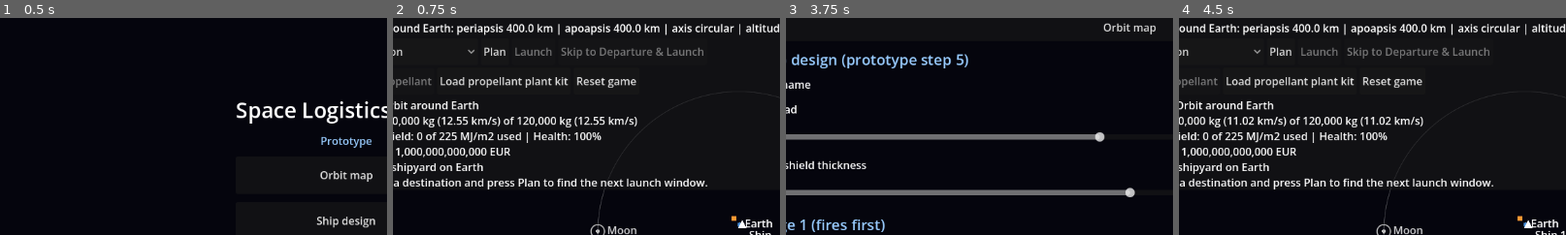
Above: before the commit, frames 1-4 (left to right).
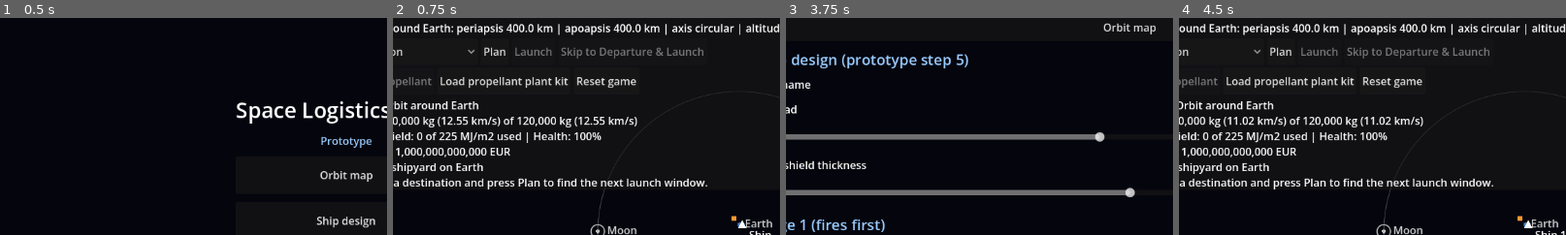
Above: after the commit, the same moments.

Repository: jonmakescars/asteroid-miner
Game: Godot game, scene res://menu.tscn
Two runs of this game, one before a commit and one after it. Both use one fixed random seed, a clock stepped at 60 frames per second and the inputs below.
Inputs:
- Up to frame 1 (0.5 s): no input
- Up to frame 2 (0.75 s): click "Orbit map" at 0.5 s
- Up to frame 3 (3.75 s): click "Slower" at 1.25 s; click "Resume" at 2 s; click "Faster" at 2.75 s; click "Ship design" at 3.5 s
- Up to frame 4 (4.5 s): click "Orbit map" at 4.25 s
The pictures show only the part of the screen within x 5-55%, y 10-60%; the shares and areas given below are measured in that part.

Frame 1 is identical in both runs. In frame 2, 0.1% of the frame differs, in the area x 89-98%, y 92-97%; in frame 3, nothing differs; in frame 4, 0.1%.

Commit message:
Step 10y - sprites for bodies

Diff:
--- a/scripts/aero_braking.gd
+++ b/scripts/aero_braking.gd
@@ -250,8 +250,16 @@
 ## orbit (rp_t, ra_t). If ra reaches rp_t: raise the periapsis to rp_t at the apoapsis, then move the apoapsis
 ## to ra_t at the new periapsis. Otherwise first raise the apoapsis to ra_t at the periapsis, then the
 ## periapsis at the new apoapsis.
+## True if the apoapsis is set to the target apoapsis with a burn right after the last pass (at the periapsis),
+## and the periapsis raised half an orbit later at the new apoapsis. That is the case when the passes leave the
+## apoapsis below the target periapsis, or above the target apoapsis: the ship does not coast out to a far
+## apoapsis and come back first.
+static func burns_at_once(ra: float, rp_t: float, ra_t: float) -> bool:
+	return ra < rp_t or ra > ra_t * 1.005
+
+
 static func final_dv(gm: float, rp: float, ra: float, rp_t: float, ra_t: float) -> float:
-	if ra >= rp_t:
+	if not burns_at_once(ra, rp_t, ra_t):
 		var raise_periapsis := absf(_speed_at_apoapsis(gm, rp_t, ra) - _speed_at_apoapsis(gm, rp, ra))
 		var move_apoapsis := absf(_speed_at_periapsis(gm, rp_t, ra_t) - _speed_at_periapsis(gm, rp_t, ra))
 		return raise_periapsis + move_apoapsis
@@ -445,13 +453,13 @@
 	var legs: Array = []
 	var entry_times: Array = []   # when the ship reaches the upper atmosphere before each pass
 	var lead_days := (float(result["seconds"]) / float(n) * 0.5 + 60.0) / 86400.0
-	var apoapsis_too_low := ra < rp_t
+	var apoapsis_too_low := burns_at_once(ra, rp_t, ra_t)
 	for i in n:
 		entry_times.append(t - lead_days)
 		var last := i == n - 1
 		var ra_i := float(ras[i])
 		if last and apoapsis_too_low:
-			ra_i = ra_t   # the apoapsis is raised with a burn at once
+			ra_i = ra_t   # the apoapsis is set to the target apoapsis with a burn at once
 		var period := _period_days(gm, 0.5 * (rp + ra_i))
 		legs.append({"parent": plan["target_id"], "segment": _ellipse(gm, rp, ra_i, t, phase, 0.0), "t_start": t,
 				"label": "Aerobraking pass %d of %d" % [i + 1, n] if not last else "After aerobraking pass %d of %d" % [n, n],
--- a/scripts/orbit_view.gd
+++ b/scripts/orbit_view.gd
@@ -76,6 +76,13 @@
 var destination_ids: Array = []  # what the destination picker currently offers
 var picker_origin := ""         # the body the picker was filled for
 
+var sprite_layer: Node2D        # the body sprites; drawn behind this control's own drawing (lines, names, the ship)
+var sprite_nodes: Dictionary = {}    # sprite key -> Sprite2D
+var current_scene := ""         # the scene being drawn
+var marker_owner: Dictionary = {}        # body id -> [scene that draws its marker, rank]
+var marker_owner_alpha: Dictionary = {}  # body id -> opacity of its marker
+var scene_rank := 0              # 0 while drawing the camera body's own scene (its positions are exact), else 1
+var sprite_requests: Dictionary = {}  # what _draw wants shown this frame: sprite key -> request
 var bar: TopBar
 var info_label: RichTextLabel
 var target_picker: OptionButton
@@ -1042,6 +1049,12 @@
 # ---------------------------------------------------------------- drawing
 
 func _draw() -> void:
+	sprite_requests.clear()
+	_draw_map()
+	_apply_sprites()
+
+
+func _draw_map() -> void:
 	if cam_body == "":
 		return
 	var centre := _view_centre()
@@ -1054,14 +1067,31 @@
 		scene_ids.append(str(parent))
 	scene_ids.append(cam_body)
 	scene_ids.append_array(children[cam_body])
-	for id in scene_ids:
-		var radius_px := GameState.view_radius_km(str(id), time_jd) * cam_scale
+	# A body can appear in two scenes (as a child of one and as the centre of the other). Its marker (disc, name, sprite)
+	# is drawn only once, by the scene closest to the camera that is visible, with the larger of the opacities.
+	var scene_alphas: Array = []
+	marker_owner.clear()
+	marker_owner_alpha.clear()
+	for n in scene_ids.size():
+		var id := str(scene_ids[n])
+		var radius_px := GameState.view_radius_km(id, time_jd) * cam_scale
 		var visible_enough := smoothstep(16.0, 60.0, radius_px)
 		var too_big := 1.0 - smoothstep(1.6 * half_extent, 5.0 * half_extent, radius_px)
-		line_alpha = visible_enough * too_big
-		marker_alpha = visible_enough
+		scene_alphas.append([visible_enough * too_big, visible_enough])
+		if visible_enough > 0.01:
+			var rank := 0 if id == cam_body else 1
+			for body_id: String in [id] + (children[id] as Array):
+				marker_owner_alpha[body_id] = maxf(float(marker_owner_alpha.get(body_id, 0.0)), visible_enough)
+				if not marker_owner.has(body_id) or rank < int(marker_owner[body_id][1]):
+					marker_owner[body_id] = [id, rank]
+	for n in scene_ids.size():
+		var id := str(scene_ids[n])
+		line_alpha = float(scene_alphas[n][0])
+		marker_alpha = float(scene_alphas[n][1])
+		scene_rank = 0 if id == cam_body else 1
 		if line_alpha > 0.01 or marker_alpha > 0.01:
-			_draw_scene(str(id), _screen_of(str(id)), cam_scale)
+			current_scene = id
+			_draw_scene(id, _screen_of(id), cam_scale)
 	line_alpha = 1.0
 	marker_alpha = 1.0
 	if GameState.ship_lost:
@@ -1179,11 +1209,18 @@
 
 
 func _draw_body(id: String, screen_position: Vector2, px_per_km: float) -> void:
+	if marker_owner.has(id) and str(marker_owner[id][0]) != current_scene:
+		return   # another scene draws this body's marker
+	if marker_owner_alpha.has(id):
+		marker_alpha = float(marker_owner_alpha[id])
 	var body: Dictionary = bodies[id]
 	var true_radius_px := float(body["radius_km"]) * px_per_km
 	var radius_px := maxf(MIN_BODY_RADIUS_PX, true_radius_px)
 	var colour := _mfade(Color.html(body["draw_color"]))
-	draw_circle(screen_position, radius_px, colour)
+	# Big enough to see: the sprite fades in over the coloured disc.
+	var sprite_a := _place_body_sprites(id, screen_position, true_radius_px)
+	if sprite_a < 1.0:
+		draw_circle(screen_position, radius_px, Color(colour.r, colour.g, colour.b, colour.a * (1.0 - sprite_a)))
 	if true_radius_px < RING_BELOW_PX:
 		draw_arc(screen_position, RING_RADIUS_PX, 0.0, TAU, 32, colour, 1.5, true)
 		radius_px = RING_RADIUS_PX
@@ -1192,3 +1229,80 @@
 		draw_rect(Rect2(screen_position + Vector2(-radius_px - 9.0 - 9.0 * n, -radius_px - 9.0), Vector2(7, 7)), _mfade(Color(1.0, 0.6, 0.2)))
 	draw_string(ThemeDB.fallback_font, screen_position + Vector2(radius_px + 4.0, 5.0), body["name"],
 			HORIZONTAL_ALIGNMENT_LEFT, -1, 16, _mfade(Color(1, 1, 1, 0.8)))
+
+
+## Asks for the sprites of a body (and its rings, snow, ...) and returns how opaque they are (0 when it is too small).
+func _place_body_sprites(id: String, screen_position: Vector2, true_radius_px: float) -> float:
+	var alpha := smoothstep(2.5, 7.0, true_radius_px) * marker_alpha
+	if alpha <= 0.0:
+		return 0.0
+	var key := SpriteLibrary.body_key(id)
+	if key == "":
+		return 0.0
+	var sprite_scale := true_radius_px / SpriteLibrary.DISC_RADIUS_PX
+	# Bodies keep their orientation on the screen (tilted planets must not turn with their orbit), so the light
+	# comes from the direction of the Sun on the screen.
+	var sun_dir := Vector2.RIGHT
+	if id != "sun":
+		var to_sun := GameState.body_rel_to(id, "sun", time_jd)
+		sun_dir = Vector2(to_sun.x, -to_sun.y).normalized()
+	var lit := id != "sun"
+	_request_sprite(key, key, screen_position, sprite_scale, sun_dir, alpha, lit)
+	if id == "earth":
+		# Northern winter: snow fades in when the north pole (the top of the sprite) leans away from the Sun.
+		var snow := clampf(0.5 - 0.5 * sun_dir.dot(Vector2.UP), 0.0, 1.0)
+		_request_sprite("bodies/earth_snow", "bodies/earth_snow", screen_position, sprite_scale, sun_dir, alpha * snow, true)
+	for ring_key in ["bodies/%s_rings" % id]:
+		if not SpriteLibrary.entry(ring_key).is_empty():
+			_request_sprite(ring_key, ring_key, screen_position, sprite_scale, sun_dir, alpha, false)
+	return alpha / maxf(marker_alpha, 0.0001)
+
+
+func _request_sprite(node_key: String, sprite_key: String, screen_position: Vector2, sprite_scale: float, sun_dir: Vector2, alpha: float, lit: bool) -> void:
+	if sprite_requests.has(node_key):
+		# The same body drawn by two scenes at once: the camera body's own scene has exact positions (the others are
+		# millions of pixels away and jitter in 32-bit floats), so its position wins; the opacity is the larger one.
+		var earlier: Dictionary = sprite_requests[node_key]
+		alpha = maxf(alpha, float(earlier["alpha"]))
+		if int(earlier["rank"]) < scene_rank:
+			earlier["alpha"] = alpha
+			return
+	sprite_requests[node_key] = {"sprite": sprite_key, "pos": screen_position, "scale": sprite_scale, "sun": sun_dir, "alpha": alpha, "lit": lit, "rank": scene_rank}
+
+
+## Shows the requested sprites (creating the nodes the first time) and hides the rest.
+func _apply_sprites() -> void:
+	if sprite_layer == null:
+		sprite_layer = Node2D.new()
+		sprite_layer.show_behind_parent = true
+		add_child(sprite_layer)
+	for node_key: String in sprite_requests:
+		var request: Dictionary = sprite_requests[node_key]
+		var info := SpriteLibrary.entry(str(request["sprite"]))
+		if info.is_empty():
+			continue
+		var node: Sprite2D = sprite_nodes.get(node_key)
+		if node == null:
+			node = Sprite2D.new()
+			node.centered = false
+			node.texture = info["texture"]
+			node.offset = -(info["pivot"] as Vector2)
+			node.texture_filter = CanvasItem.TEXTURE_FILTER_LINEAR_WITH_MIPMAPS
+			var material := SpriteLibrary.lit_material(info["normal"] as Texture2D)
+			if material != null:
+				node.set_meta("lit_material", material)
+			sprite_layer.add_child(node)
+			sprite_nodes[node_key] = node
+		node.visible = true
+		node.position = request["pos"]
+		node.scale = Vector2.ONE * float(request["scale"])
+		node.modulate = Color(1, 1, 1, float(request["alpha"]))
+		var lit_material: ShaderMaterial = node.get_meta("lit_material", null)
+		if bool(request["lit"]) and lit_material != null:
+			node.material = lit_material
+			lit_material.set_shader_parameter("sun_dir", request["sun"])
+		else:
+			node.material = null
+	for node_key: String in sprite_nodes:
+		if not sprite_requests.has(node_key):
+			(sprite_nodes[node_key] as Sprite2D).visible = false
--- /dev/null
+++ b/scripts/sprite_library.gd
@@ -0,0 +1,93 @@
+class_name SpriteLibrary
+extends RefCounted
+## Finds and loads the sprite pack: the textures, their normal maps and the lighting shader.
+## The pack may sit in res://sprites/ (as its README says) or in res://asteroid-miner-sprites/sprites/.
+## If sprites.json cannot be read (on Android *.json must be in the export filter), pivots default to the
+## image centre, which is right for all the round bodies.
+
+const ROOTS: Array = ["res://sprites/", "res://asteroid-miner-sprites/sprites/"]
+const SHADERS: Array = ["res://shaders/sprite_lit.gdshader", "res://asteroid-miner-sprites/shaders/sprite_lit.gdshader"]
+const DISC_RADIUS_PX := 192.0   # every round body in the pack has a disc of this radius
+
+static var _ready_once := false
+static var _root := ""
+static var _manifest: Dictionary = {}
+static var _entries: Dictionary = {}   # key -> {texture, normal, glow, pivot}
+static var _shader: Shader = null
+
+
+static func _setup() -> void:
+	if _ready_once:
+		return
+	_ready_once = true
+	for root: String in ROOTS:
+		if ResourceLoader.exists(root + "bodies/earth.png"):
+			_root = root
+			break
+	if _root == "":
+		push_warning("Sprite pack not found (looked in %s)." % str(ROOTS))
+		return
+	var parsed: Variant = JSON.parse_string(FileAccess.get_file_as_string(_root + "sprites.json"))
+	if typeof(parsed) == TYPE_DICTIONARY:
+		_manifest = parsed
+	else:
+		push_warning("sprites.json not readable; using image centres as pivots (add *.json to the export filter).")
+	for path: String in SHADERS:
+		if ResourceLoader.exists(path):
+			_shader = load(path) as Shader
+			break
+
+
+## The sprite for a manifest key such as "bodies/earth": {texture, normal, glow, pivot, px_per_unit}, or {} if there is none.
+static func entry(key: String) -> Dictionary:
+	_setup()
+	if _entries.has(key):
+		return _entries[key]
+	var result := {}
+	if _root != "":
+		var folder := key.get_base_dir()
+		var name := key.get_file()
+		var path := "%s%s/%s.png" % [_root, folder, name]
+		if ResourceLoader.exists(path):
+			var texture := load(path) as Texture2D
+			var pivot := texture.get_size() * 0.5
+			var px_per_unit := 2.0
+			if _manifest.has(key):
+				var info: Dictionary = _manifest[key]
+				var p: Array = info["pivot"]
+				pivot = Vector2(float(p[0]), float(p[1]))
+				px_per_unit = float(info.get("px_per_unit", 2.0))
+			var normal: Texture2D = null
+			var normal_path := "%s%s/%s_n.png" % [_root, folder, name]
+			if ResourceLoader.exists(normal_path):
+				normal = load(normal_path) as Texture2D
+			var glow: Texture2D = null
+			var glow_path := "%s%s/%s_glow.png" % [_root, folder, name]
+			if ResourceLoader.exists(glow_path):
+				glow = load(glow_path) as Texture2D
+			result = {"texture": texture, "normal": normal, "glow": glow, "pivot": pivot, "px_per_unit": px_per_unit}
+	_entries[key] = result
+	return result
+
+
+## The manifest key of a body: planets, the Sun and dwarf planets are in bodies/, the other moons in bodies/moons/.
+static func body_key(id: String) -> String:
+	_setup()
+	if _root == "":
+		return ""
+	for key in ["bodies/" + id, "bodies/moons/" + id]:
+		if ResourceLoader.exists("%s%s.png" % [_root, key]):
+			return key
+	return ""
+
+
+## A new material that lights a sprite with the normal map (null when the shader is missing).
+static func lit_material(normal: Texture2D) -> ShaderMaterial:
+	_setup()
+	if _shader == null or normal == null:
+		return null
+	var material := ShaderMaterial.new()
+	material.shader = _shader
+	material.set_shader_parameter("normal_map", normal)
+	material.set_shader_parameter("sun_elevation", 0.0)
+	return material
Not shown, added: scripts/sprite_library.gd.uid
Not shown, changed: data/DATA_NOTES.md
Not shown, added: step10w-jitter.zip
Not shown, added: step10x-once.zip
Not shown, added: step10y-capture.zip
